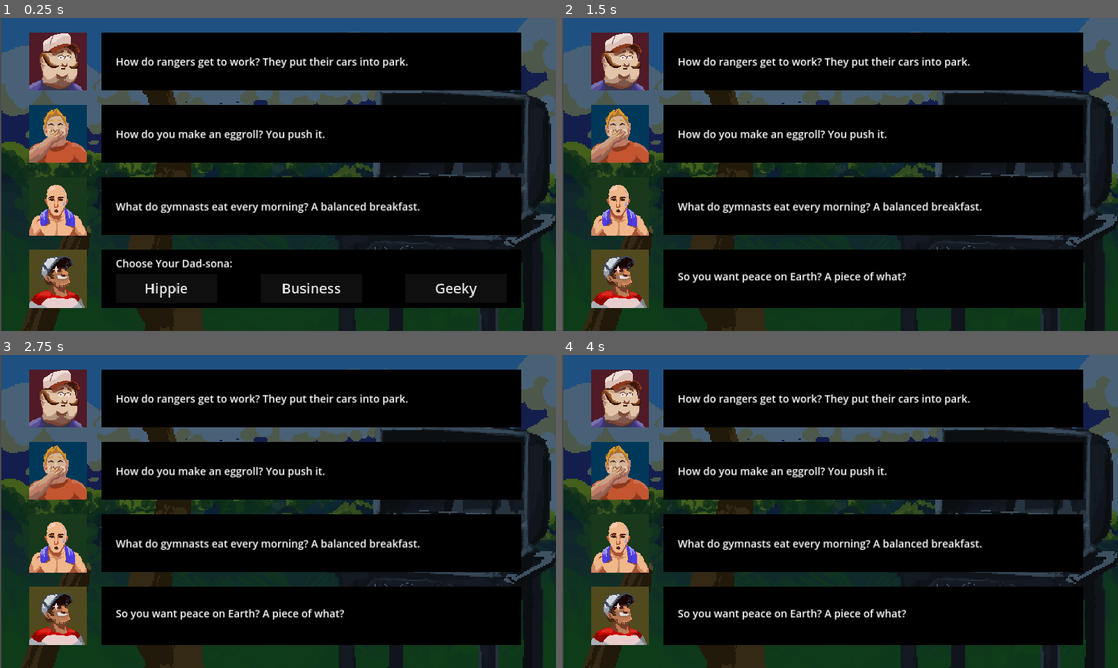
Above: before the commit, frames 1-4 (two rows, left to right).
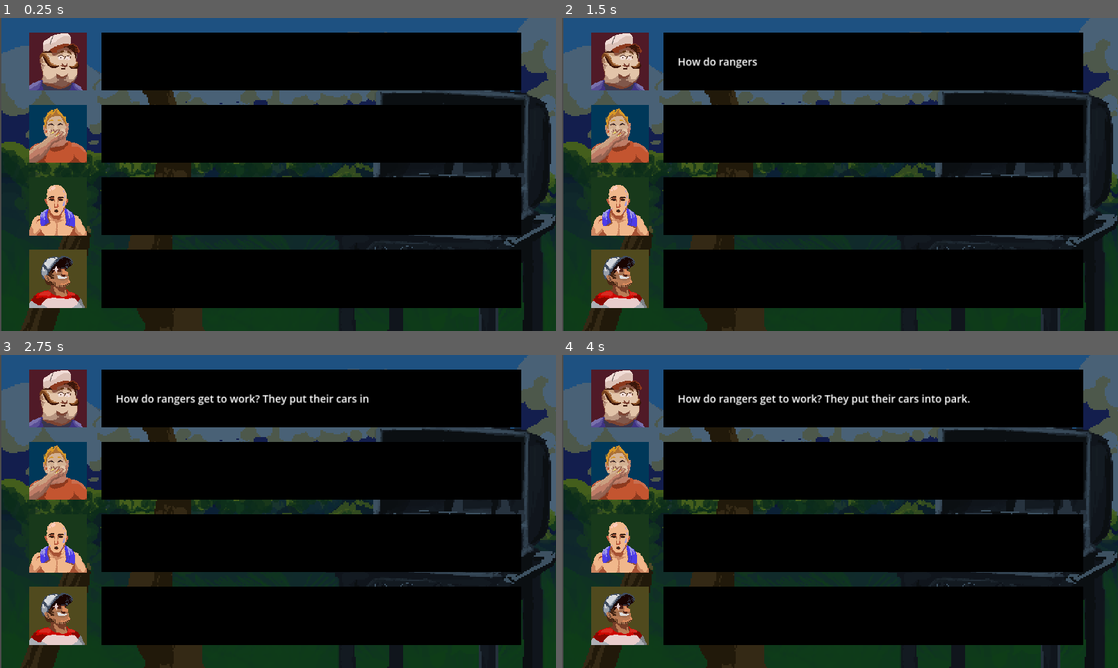
Above: after the commit, the same moments.

Repository: Drury-Indie-Game-Studio/GGJ2024
Game: Godot game, scene res://Scenes/cook_off.tscn
Same seed, same stepped clock (60 frames per second), same inputs: the game is played once before the commit and once after it. This scene is started directly instead of the project's main scene.
Inputs (mouse positions are in pixels of both pictures, inside the frame that each line leads up to):
- Up to frame 1 (0.25 s): no input
- Up to frame 2 (1.5 s): click (728, 287) at 0.5 s, where only the run before the commit has a clickable "Hippie"; move the mouse to (962, 158) at 1.27 s; hold Right (ui_right) from 1.28 s (still down)
- Up to frame 3 (2.75 s): tap Enter at 2 s; move the mouse to (166, 527) at 2.02 s; release Right (ui_right) at 2.03 s; hold Down (ui_down) from 2.03 s (still down)
- Up to frame 4 (4 s): tap Space at 2.75 s; move the mouse to (895, 442) at 2.77 s; release Down (ui_down) at 2.78 s; hold Right (ui_right) 2.78-3.53 s; tap Enter at 3.5 s; move the mouse to (812, 574) at 3.52 s; hold Up (ui_up) from 3.53 s (still down)

The runs differ from the first frame. In frame 1, 2.8% of the frame differs, in the area x 20-86%, y 12-90%; in frame 2, 2.5%; in frame 3, 2.1%; in frame 4, 2.0%.

Commit message:
Cook-off jokes have timed readouts now

Diff:
--- a/Scenes/cook_off.gd
+++ b/Scenes/cook_off.gd
@@ -47,6 +47,14 @@
 }
 # Called when the node enters the scene tree for the first time.
 func _ready():
+	$UI/Dad1/Label.visible=false
+	$UI/Dad2/Label.visible=false
+	$UI/Dad3/Label.visible=false
+	$UI/Dad4/Label.visible=false
+	$UI/Dad4/Pick.visible=false
+	$UI/Dad4/Joke1.visible=false
+	$UI/Dad4/Joke2.visible=false
+	$UI/Dad4/Joke3.visible=false
 	var dads = jokes.keys()
 	index = randi() % dads.size()
 	$UI/Dad1/Label.text = jokes[dads[index]][randi()%3]
@@ -69,11 +77,36 @@
 	index = randi() % dads.size()
 	$UI/Dad4/Joke3.text = dads[index]
 	dads.remove_at(index)
-
+	await get_tree().create_timer(1.0).timeout
+	$UI/Dad1/Label.visible=true
+	await get_tree().create_timer(3.0).timeout
+	$UI/Dad2/Label.visible=true
+	await get_tree().create_timer(3.0).timeout
+	$UI/Dad3/Label.visible=true
+	await get_tree().create_timer(3.0).timeout
+	$UI/Dad4/Pick.visible=true
+	$UI/Dad4/Joke1.visible=true
+	$UI/Dad4/Joke2.visible=true
+	$UI/Dad4/Joke3.visible=true
 
 # Called every frame. 'delta' is the elapsed time since the previous frame.
 func _process(delta):
-	pass
+	if $UI/Dad1/Label.visible == true:
+		$UI/Dad1/Label.visible_ratio+=0.5*delta
+	else:
+		$UI/Dad1/Label.visible_ratio=0.0
+	if $UI/Dad2/Label.visible == true:
+		$UI/Dad2/Label.visible_ratio+=0.5*delta
+	else:
+		$UI/Dad2/Label.visible_ratio=0.0
+	if $UI/Dad3/Label.visible == true:
+		$UI/Dad3/Label.visible_ratio+=0.5*delta
+	else:
+		$UI/Dad3/Label.visible_ratio=0.0
+	if $UI/Dad4/Label.visible == true:
+		$UI/Dad4/Label.visible_ratio+=0.5*delta
+	else:
+		$UI/Dad4/Label.visible_ratio=0.0
 
 
 func _on_joke_1_pressed():
